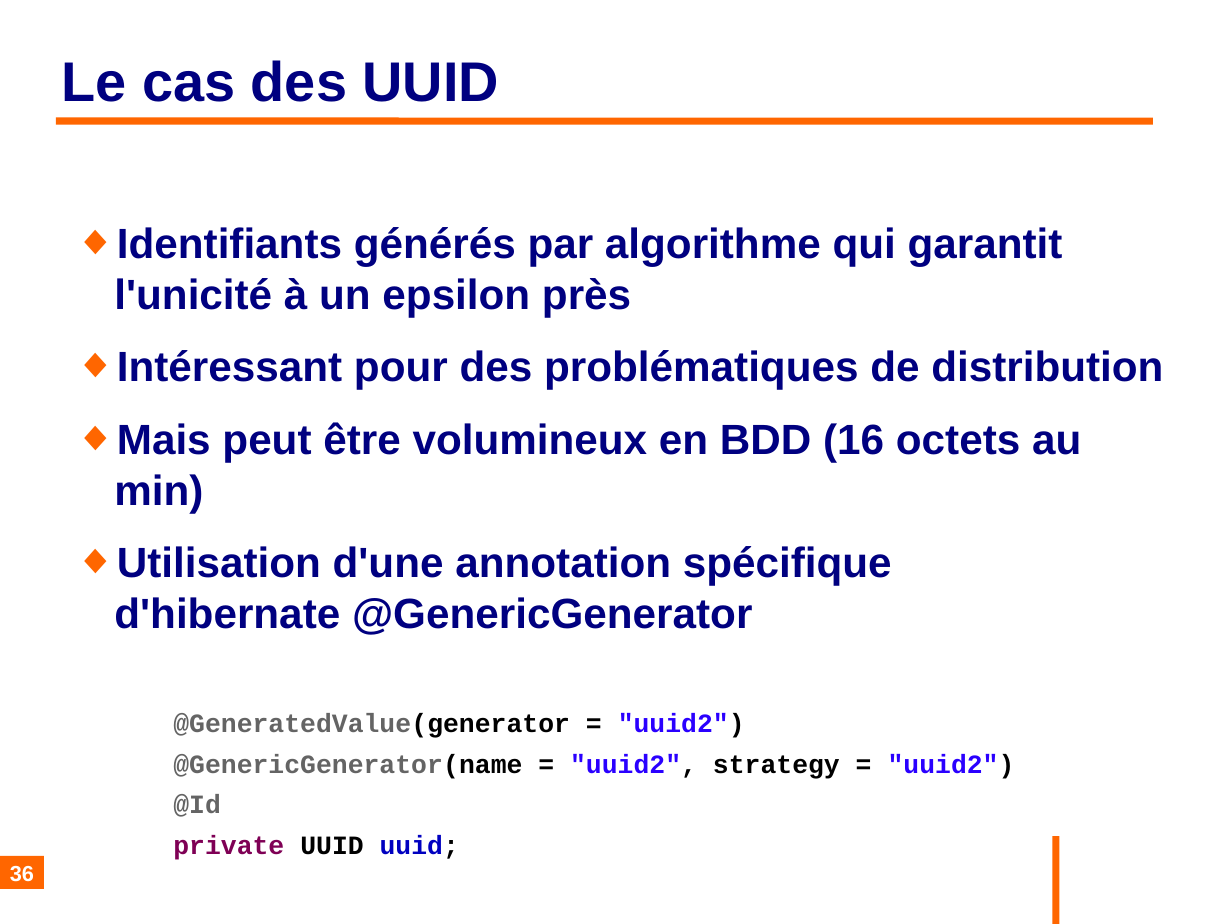
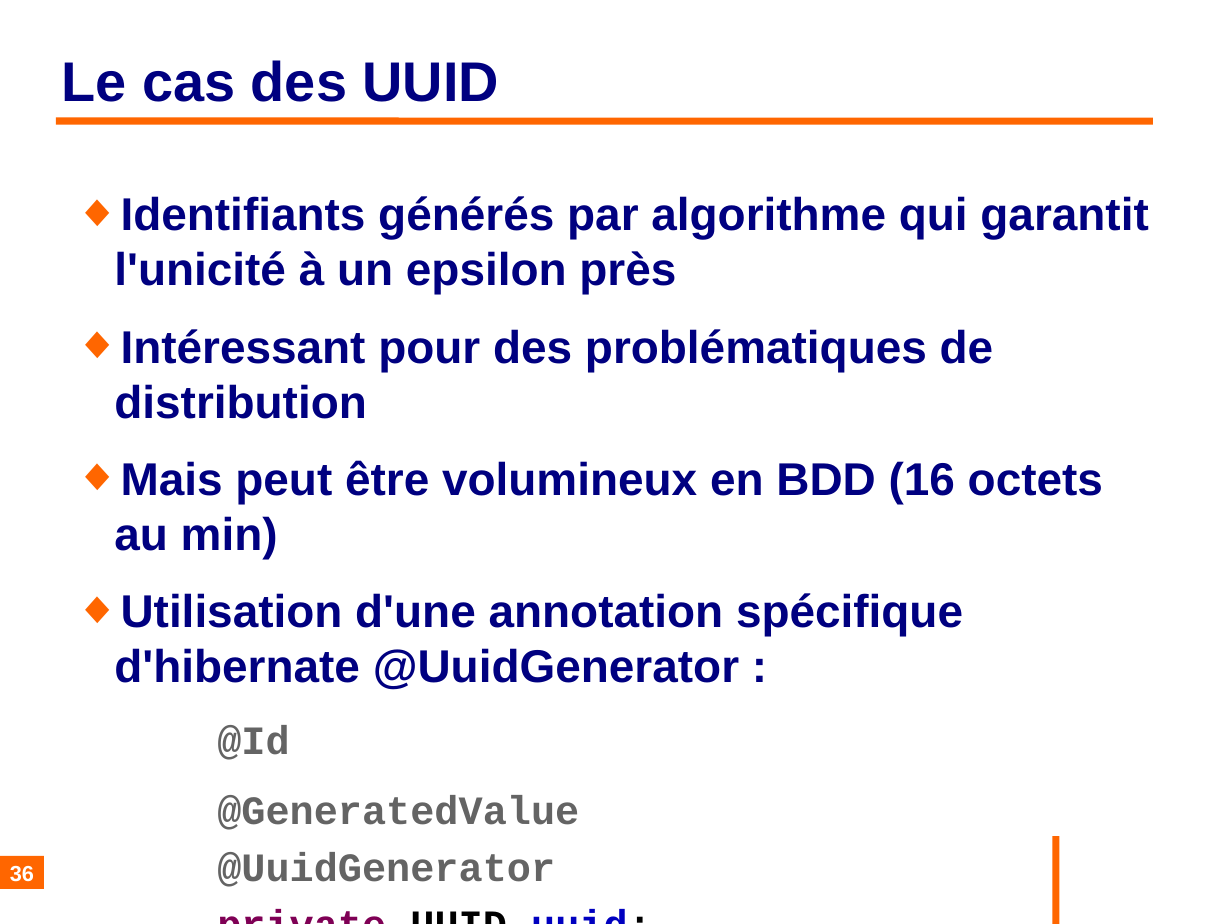
Before and after one commit to philphils/formation-hibernate-basique, a slide deck: slide 36 of Documentation/diapo_formation_hibernate.odp. Drawn at 1232x924 pixels with LibreOffice and Linux fonts; fonts in the diff are those of the drawing; background and template pictures are left out. Boxes give left, top, right and bottom in pixels: in the first picture for what was removed or moved away, otherwise in the second. Text is boxed around its words. In the diff, an @@ line names an element or a change of style, - is before the commit and + after.

Commit message:
Génération d'UUID

```diff
--- a/Documentation/diapo_formation_hibernate.odp
+++ b/Documentation/diapo_formation_hibernate.odp
@@ text "Identifiants générés par algorithme qui ...": place and size @@
-text "Identifiants générés par algorithme qui ..." at [114, 227, 1163, 860]
+text "Identifiants générés par algorithme qui ..." at [114, 196, 1148, 830]
@@ text at [114, 196, 1148, 760]: size 27.2 to 29.6 pt in "Identifiants générés par algorithme qui garantit l'unicité ...", "Intéressant pour des problématiques de distribution", "Mais peut être volumineux en BDD (16 ..."; size 17 to 25.9 pt in "@Id", "private UUID uuid;"; indent changed; more space between paragraphs @@
@@ text at [114, 593, 963, 690]: text changed; size 17 to 29.6 pt; font Courier New to Arial @@
-◆ Utilisation d'une annotation spécifique d'hibernate @GenericGenerator
-@GeneratedValue(generator = "uuid2")
-@GenericGenerator(name = "uuid2", strategy = "uuid2")
+◆ Utilisation d'une annotation spécifique d'hibernate @UuidGenerator :
@@ text at [217, 795, 579, 830]: paragraphs added @@
+@GeneratedValue
+@UuidGenerator
```
